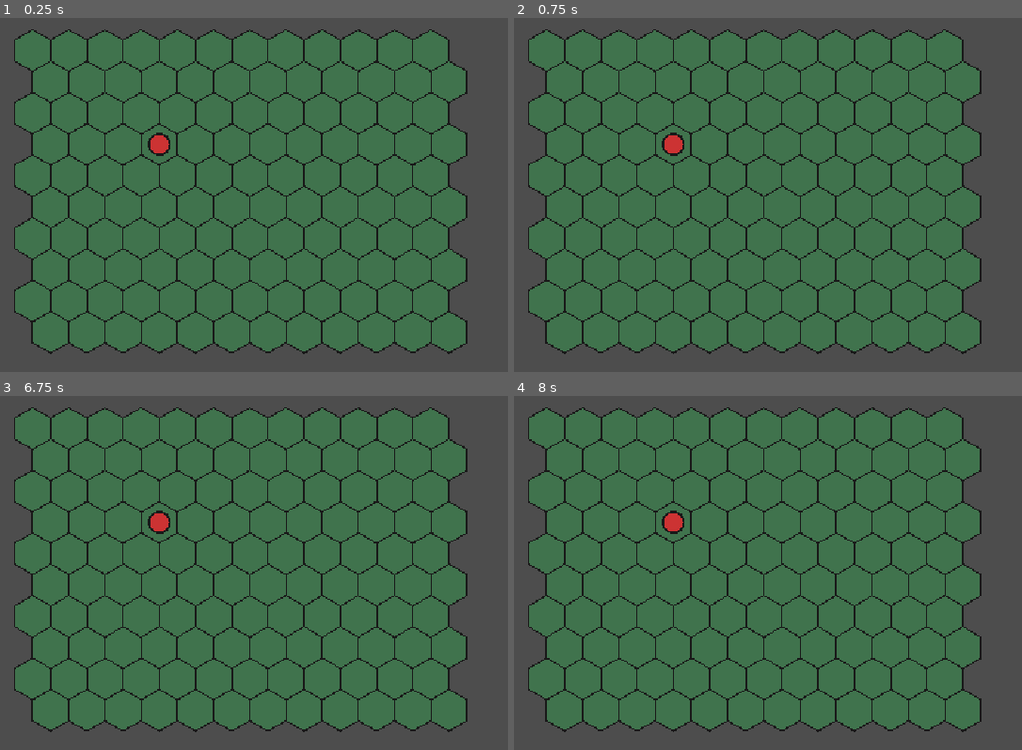
Above: before the commit, frames 1-4 (two rows, left to right).
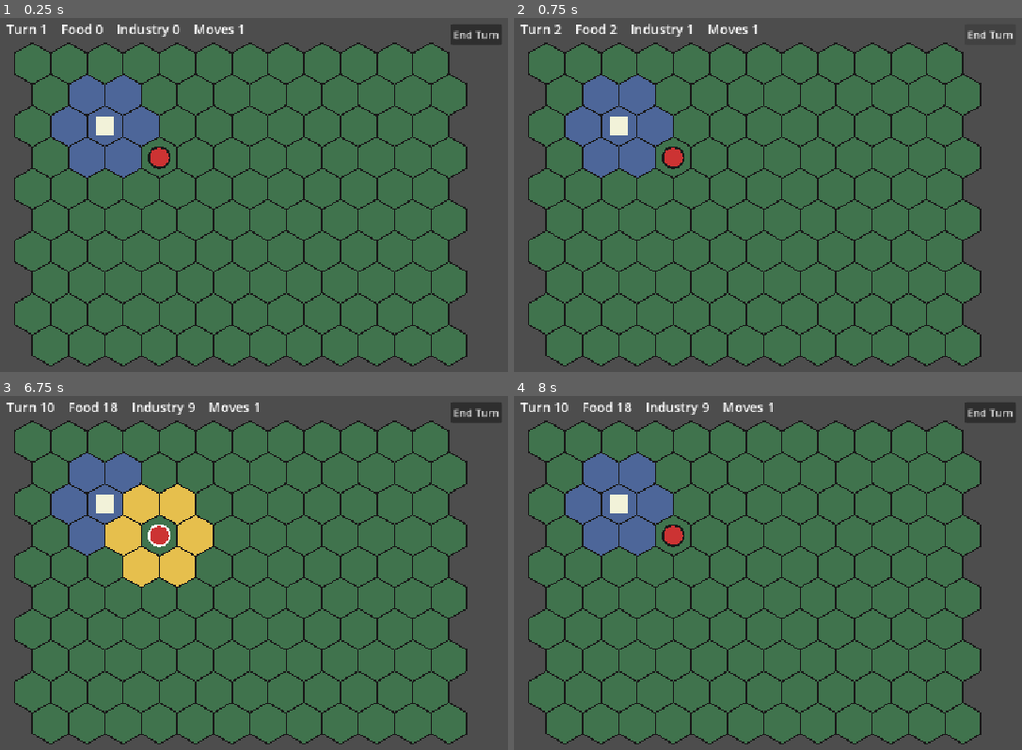
Above: after the commit, the same moments.

Repository: BnanaSkully/after-ragnorok-prototype
Game: Godot game, scene res://main.tscn
The game is run twice, just before and just after one commit, with the same random seed, the same clock (stepped at 60 frames per second) and the same inputs.
Inputs (mouse positions are in pixels of both pictures, inside the frame that each line leads up to):
- Up to frame 1 (0.25 s): no input
- Up to frame 2 (0.75 s): click (991, 35) at 0.5 s, where only the run after the commit has a clickable "End Turn"
- Up to frame 3 (6.75 s): click (477, 413) at 1.25 s, where only the run after the commit has a clickable "End Turn"; click (477, 413) at 2 s, where only the run after the commit has a clickable "End Turn"; tap Enter at 2.75, 4.25, 5.75 s; move the mouse to (outside the picture) at 2.77 s; click (outside the picture) at 2.92 s; tap Space at 3.5, 5, 6.5 s; move the mouse to (218, 622) at 3.52 s; click (218, 622) at 3.67 s; move the mouse to (447, 509) at 4.27 s; click (447, 509) at 4.42 s; move the mouse to (330, 686) at 5.02 s; click (330, 686) at 5.17 s; move the mouse to (outside the picture) at 5.77 s; click (outside the picture) at 5.92 s; move the mouse to (142, 537) at 6.52 s; click (142, 537) at 6.67 s
- Up to frame 4 (8 s): move the mouse to (920, 601) at 7.27 s; click (920, 601) at 7.42 s

The runs differ from the first frame. In frame 1, 23% of the frame differs, in the area x 1-99%, y 1-99%; in frame 2, 22%; in frame 3, 25%; in frame 4, 23%.

Commit message:
Update main.gd

Diff:
--- a/main.gd
+++ b/main.gd
@@ -3,10 +3,31 @@
 const HEX_SIZE := 32.0
 const COLS := 12
 const ROWS := 10
-const OFFSET := Vector2(60, 60)
+const OFFSET := Vector2(60, 80)
 
 var unit_pos := Vector2i(3, 3)
 var unit_selected := false
+var unit_moves := 1
+
+var city_pos := Vector2i(2, 2)
+var turn := 1
+var food := 0
+var industry := 0
+
+func _ready() -> void:
+	var button := Button.new()
+	button.text = "End Turn"
+	button.position = Vector2(700, 20)
+	button.pressed.connect(end_turn)
+	add_child(button)
+
+func end_turn() -> void:
+	turn += 1
+	food += 2
+	industry += 1
+	unit_moves = 1
+	unit_selected = false
+	queue_redraw()
 
 func hex_center(cell: Vector2i) -> Vector2:
 	var w := sqrt(3.0) * HEX_SIZE
@@ -41,22 +62,33 @@
 			var c := Vector2i(col, row)
 			var pts := hex_points(hex_center(c))
 			var fill := Color(0.25, 0.45, 0.3)
+			if c == city_pos or is_neighbour(city_pos, c):
+				fill = Color(0.3, 0.4, 0.6)
 			if unit_selected and is_neighbour(unit_pos, c):
 				fill = Color(0.9, 0.75, 0.3)
 			draw_colored_polygon(pts, fill)
 			pts.append(pts[0])
 			draw_polyline(pts, Color(0.1, 0.1, 0.1), 2.0)
+
+	var cc := hex_center(city_pos)
+	draw_rect(Rect2(cc - Vector2(14, 14), Vector2(28, 28)), Color(0.95, 0.95, 0.85))
+
 	var ring := Color.WHITE if unit_selected else Color(0.1, 0.1, 0.1)
 	draw_circle(hex_center(unit_pos), HEX_SIZE * 0.55, ring)
 	draw_circle(hex_center(unit_pos), HEX_SIZE * 0.45, Color(0.8, 0.2, 0.2))
 
+	var font := ThemeDB.fallback_font
+	var info := "Turn %d    Food %d    Industry %d    Moves %d" % [turn, food, industry, unit_moves]
+	draw_string(font, Vector2(20, 35), info, HORIZONTAL_ALIGNMENT_LEFT, -1, 20)
+
 func _unhandled_input(event: InputEvent) -> void:
 	if event is InputEventMouseButton and event.pressed and event.button_index == MOUSE_BUTTON_LEFT:
 		var cell := cell_at(get_local_mouse_position())
-		if cell == unit_pos:
+		if cell == unit_pos and unit_moves > 0:
 			unit_selected = not unit_selected
 		elif unit_selected and is_neighbour(unit_pos, cell):
 			unit_pos = cell
+			unit_moves -= 1
 			unit_selected = false
 		else:
 			unit_selected = false
